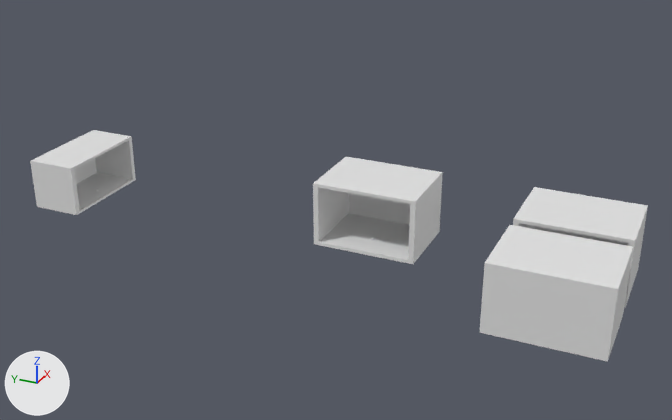
The Blender file scenes/level1-mockup.blend: old version first, new version second.
Before and after are seen from a camera (50 mm lens) standing at (-600.0, -235.0, 301.0) and looking at (111.0, 85.0, -55.0). Lighting does not change. The marker at lower left points along +X, +Y and +Z.

The first picture shows 'MoveRoom', 'Room.001', 'Room.002', 'Room.003'.
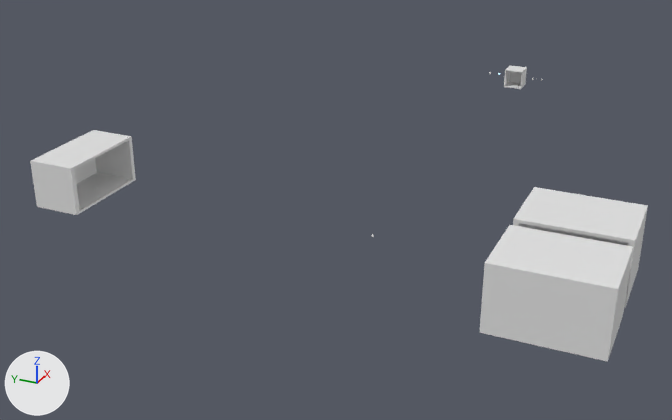
Scene script edits in JSON lines:
```json
{"op": "add", "block": "ob_room_003", "code": "ob_room_003.hide_set(True)"}
{"op": "set", "path": "ob_body1_001.location", "old": "(-10.0, 0.0, -12.0)", "new": "(-10.0, 0.0, -10.0)"}
{"op": "add", "block": "ob_room", "code": ["ob_room = bpy.data.objects.new('Room', me_room)", "ob_room.location = (417.5, 0.0, -0.6)"]}
```

What differs and where, as boxes (x1, y1, x2, y2) in the pictures (672 x 420 px):
```json
{"object": "Room.003", "change": "hidden", "before": [313, 157, 443, 264]}
{"object": "Room", "change": "added", "after": [504, 65, 527, 89]}
```
